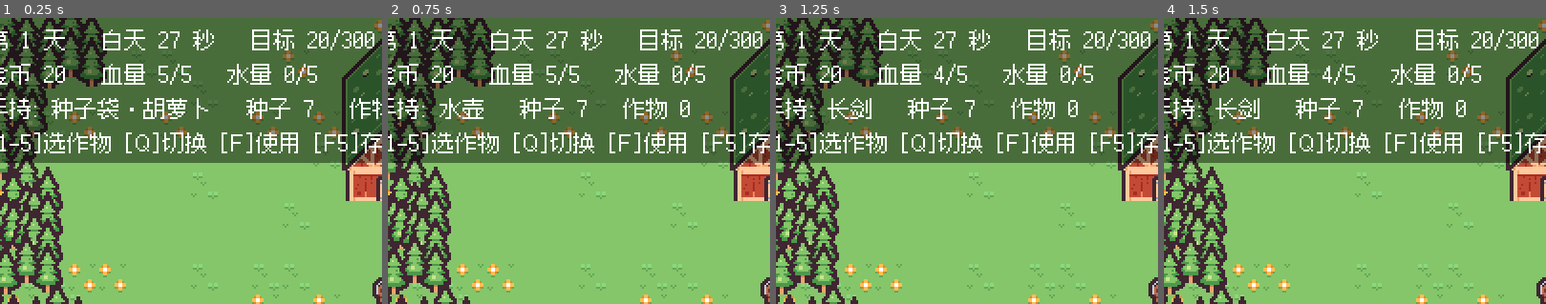
Above: before the commit, frames 1-4 (left to right).
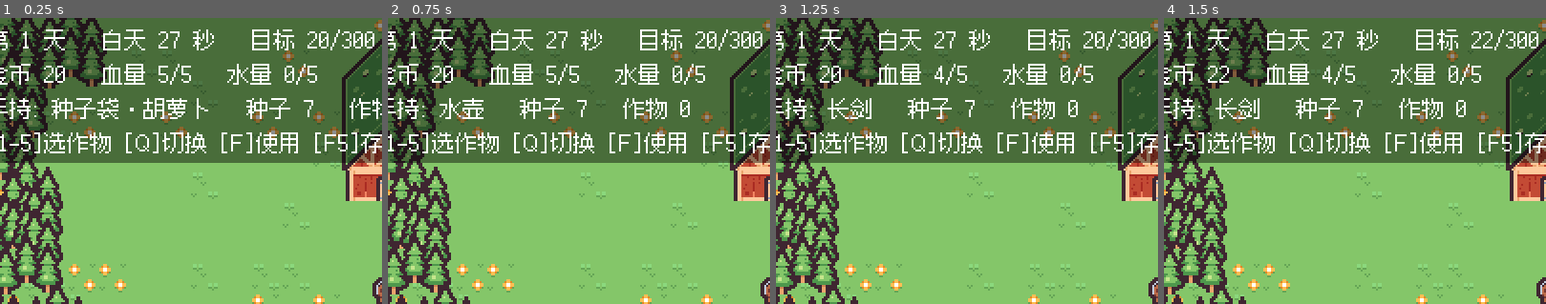
Above: after the commit, the same moments.

Repository: 01821/farm-fight-game
Game: Godot game, scene res://Tests/test_combat.tscn
The game is run twice, just before and just after one commit, with the same random seed, the same clock (stepped at 60 frames per second) and the same inputs. This scene is started directly instead of the project's main scene. Sound files missing from this copy of the repository are replaced by a short silence.
Inputs:
- Up to frame 1 (0.25 s): no input
- Up to frame 2 (0.75 s): hold D (right) from 0.53 s (still down); hold Q (cycle_item) from 0.53 s (still down)
- Up to frame 3 (1.25 s): keep holding D (right); keep holding Q (cycle_item)
- Up to frame 4 (1.5 s): release D (right) at 1.28 s; release Q (cycle_item) at 1.28 s; hold S (down) from 1.28 s (still down); tap F (use_item) at 1.35 s
The pictures show only the part of the screen within x 3-53%, y 0-50%; the shares and areas given below are measured in that part.

Frames 1-3 are identical in both runs. In frame 4, 0.1% of the frame differs, in the area x 14-86%, y 6-23%.

Commit message:
feat: 害兽种类与难度爬坡（野猪 / 蝙蝠 / 蜘蛛）
之前所有敌人完全一样，打法只有一种。现在同一个 pest.tscn 换 kind 就是另一种敌人。

- PestData(新): 害兽数据表。贴图坐标已 8 倍放大逐个确认，并订正了早先的误读
  （『行9列2』其实是红色螃蟹，不是恶魔，已弃用该格）
- Pest(原 Boar，文件已 git mv 连同 .uid): 血量/速度/贴图/赏金/啃食次数全部由
  PestData 驱动。注意 kind 必须在 add_child 之前设，_ready 会拿它配置一切
- 三种敌人: 野猪(2血/慢/啃1株) 蝙蝠(1血/快/偷1株就跑) 蜘蛛(3血/慢/啃3株才罢休)
- 击杀给赏金（2/2/5 金），让战斗有回报；天亮撤退不给
- PestSpawner: 按天数加权抽种类，越往后越容易出现强敌；boar_scene 改名 pest_scene
- Tests: test_combat 扩到 54 项，覆盖数据表、天数门槛、抽取分布、贴图切换、
  击杀赏金、蜘蛛多啃。合计 229 项断言全通过
- 主场景 120 秒实测: 第1夜只有野猪 → 第2夜混入蝙蝠 → 第3夜蜘蛛登场且每波涨到4只

Diff:
--- a/Scenes/animals/boar.tscn
+++ b/Scenes/animals/pest.tscn
@@ -1,15 +1,15 @@
 [gd_scene format=3]
 
-[ext_resource type="Script" path="res://Scripts/Characters/boar.gd" id="1_boar"]
+[ext_resource type="Script" path="res://Scripts/Characters/pest.gd" id="1_pest"]
 [ext_resource type="Texture2D" path="res://Assets/kenney_tiny-dungeon/Tilemap/tilemap_packed.png" id="2_tex"]
 
-[sub_resource type="CircleShape2D" id="CircleShape2D_boar"]
+[sub_resource type="CircleShape2D" id="CircleShape2D_pest"]
 radius = 6.0
 
-[node name="Boar" type="CharacterBody2D"]
+[node name="Pest" type="CharacterBody2D"]
 collision_layer = 4
 collision_mask = 1
-script = ExtResource("1_boar")
+script = ExtResource("1_pest")
 
 [node name="Sprite2D" type="Sprite2D" parent="."]
 position = Vector2(0, -6)
--- a/Scenes/base_level.tscn
+++ b/Scenes/base_level.tscn
@@ -14,7 +14,7 @@
 [ext_resource type="Script" path="res://Scripts/UI/hud.gd" id="10_hud"]
 [ext_resource type="Script" path="res://Scripts/Interaction/farm_controller.gd" id="11_fctl"]
 [ext_resource type="Script" path="res://Scripts/Global/PestSpawner.gd" id="12_pest"]
-[ext_resource type="PackedScene" path="res://Scenes/animals/boar.tscn" id="13_boar"]
+[ext_resource type="PackedScene" path="res://Scenes/animals/pest.tscn" id="13_boar"]
 [ext_resource type="Script" path="res://Scripts/Global/DayCycle.gd" id="14_day"]
 [ext_resource type="Script" path="res://Scripts/Global/SaveSystem.gd" id="15_save"]
 
@@ -1012,4 +1012,4 @@
 [node name="PestSpawner" type="Node2D" parent="."]
 position = Vector2(240, 192)
 script = ExtResource("12_pest")
-boar_scene = ExtResource("13_boar")
+pest_scene = ExtResource("13_boar")
--- a/Scripts/Characters/boar.gd
+++ b/Scripts/Characters/pest.gd
@@ -1,10 +1,15 @@
-class_name Boar extends CharacterBody2D
+class_name Pest extends CharacterBody2D
 
-## 野猪（Pest）：闯进农场啃作物的敌人。
+## 害兽（Pest）：闯进农场啃作物的敌人。
 ##
-## 行为：直线冲向最近的作物（地图上几乎没有阻挡）→ 啃掉一株 → 吃完就溜。
-##       顺路会顶玩家一下；被打会掉血并短暂硬直，血尽被赶跑。
-##       找不到作物、或者卡住太久，也会自己离开，不会赖在地图上。
+## 行为差异全部由 PestData 驱动，同一个场景换 kind 就换了一种敌人：
+##   野猪：慢、2 血，啃一株就走
+##   蝙蝠：快、1 血，偷一株立刻飞走（考反应）
+##   蜘蛛：慢、3 血，啃完不走，要连啃三株才罢休
+##
+## 直线冲向最近的作物（地图上几乎没阻挡）→ 啃 → 按 max_eats 决定走还是继续。
+## 顺路会顶玩家一下；被打会掉血并短暂硬直 + 击退；血尽被赶跑并给赏金。
+## 找不到作物、或者卡住太久，也会自己离开，不会赖在地图上。
 
 const EAT_RANGE: float = 10.0
 const CONTACT_RANGE: float = 12.0
@@ -16,13 +21,20 @@
 const GIVE_UP_TIME: float = 6.0
 const STUCK_TIME: float = 3.0
 const STUCK_EPSILON: float = 1.0
+const DIGEST_TIME: float = 0.5
 const INVALID_TILE := Vector2i(-999999, -999999)
 
-@export var speed: float = 38.0
-@export var hp: int = 2
+## 种类 id（见 PestData）。**必须在 add_child 之前设好** —— _ready 会拿它配置一切。
+@export var kind: int = 0
+
+var hp: int = 1
+var speed: float = 38.0
 
 @onready var sprite_2d: Sprite2D = $Sprite2D
 
+var _reward: int = 0
+var _max_eats: int = 1
+var _eaten: int = 0
 var _land: FarmLand
 var _player: Player
 var _contact_cd: float = 0.0
@@ -35,17 +47,26 @@
 
 func _ready() -> void:
 	add_to_group("pest")
+	hp = PestData.hp_of(kind)
+	speed = PestData.speed_of(kind)
+	_reward = PestData.reward_of(kind)
+	_max_eats = maxi(1, PestData.max_eats_of(kind))
+	sprite_2d.region_rect = PestData.region_of(kind)
 	_last_pos = global_position
 	_land = get_tree().get_first_node_in_group("farm_land")
 	_player = get_tree().get_first_node_in_group("player")
 
+func display_name() -> String:
+	return PestData.name_of(kind)
+
 ## from 是攻击者的位置，用来决定往哪个方向飞（给 Vector2.INF 就不击退）
 func take_damage(amount: int, from: Vector2 = Vector2.INF) -> void:
+	if hp <= 0:
+		return
 	hp -= amount
-	print("[战斗] 野猪挨了一下，剩 ", hp, " 点血")
+	print("[战斗] ", display_name(), " 挨了一下，剩 ", hp, " 点血")
 	if hp <= 0:
-		print("[战斗] 野猪被赶跑了")
-		queue_free()
+		_die()
 		return
 	_flash = 0.12
 	_stun = HIT_STUN
@@ -53,6 +74,14 @@
 		var away: Vector2 = global_position - from
 		if away.length() > 0.01:
 			_knockback = away.normalized() * KNOCKBACK_SPEED
+
+func _die() -> void:
+	print("[战斗] ", display_name(), " 被赶跑了")
+	if _reward > 0 and _player != null and is_instance_valid(_player):
+		_player.earn(_reward)
+		Sfx.play("coin")
+		print("[战斗] 赏金 +", _reward, " 金")
+	queue_free()
 
 func _physics_process(delta: float) -> void:
 	_update_flash(delta)
@@ -78,7 +107,7 @@
 		velocity = Vector2.ZERO
 		_idle_time += delta
 		if _idle_time > GIVE_UP_TIME:
-			print("[战斗] 农场里没作物，野猪走了")
+			print("[战斗] 农场里没作物，", display_name(), " 走了")
 			queue_free()
 		return
 
@@ -110,7 +139,7 @@
 	if global_position.distance_to(_last_pos) < STUCK_EPSILON:
 		_stuck_time += delta
 		if _stuck_time > STUCK_TIME:
-			print("[战斗] 野猪被挡住了，自己走了")
+			print("[战斗] ", display_name(), " 被挡住了，自己走了")
 			queue_free()
 	else:
 		_stuck_time = 0.0
@@ -138,6 +167,13 @@
 	return best
 
 func _eat(tile: Vector2i) -> void:
-	print("[战斗] 野猪啃掉了一株作物！")
 	_land.destroy_plant_at(tile)
-	queue_free()
+	_eaten += 1
+	print("[战斗] ", display_name(), " 啃掉一株作物（", _eaten, "/", _max_eats, "）")
+	if _eaten >= _max_eats:
+		if _max_eats > 1:
+			print("[战斗] ", display_name(), " 吃饱了，溜了")
+		queue_free()
+		return
+	# 还没吃饱：愣一下再去找下一株
+	_stun = DIGEST_TIME
--- /dev/null
+++ b/Scripts/Characters/pest_data.gd
@@ -0,0 +1,82 @@
+class_name PestData
+
+## 害兽数据表。贴图取自 kenney_tiny-dungeon/Tilemap/tilemap_packed.png，
+## `cell` 是「图集列, 图集行」，坐标已用 8 倍放大逐格确认过。
+##
+## ⚠️ 图集行 9 = y144，行 10 = y160。之前把「行9 列2」误记成恶魔，实际是红色螃蟹，
+##    所以这张表里不再用它。
+
+const CELL_SIZE: int = 16
+
+const PESTS: Array[Dictionary] = [
+	{
+		"id": 0, "name": "野猪", "cell": Vector2i(3, 10),
+		"hp": 2, "speed": 38.0, "reward": 2, "max_eats": 1,
+		"min_day": 1, "weight": 10,
+	},
+	{
+		"id": 1, "name": "蝙蝠", "cell": Vector2i(0, 10),
+		"hp": 1, "speed": 66.0, "reward": 2, "max_eats": 1,
+		"min_day": 2, "weight": 7,
+	},
+	{
+		"id": 2, "name": "蜘蛛", "cell": Vector2i(2, 10),
+		"hp": 3, "speed": 30.0, "reward": 5, "max_eats": 3,
+		"min_day": 3, "weight": 5,
+	},
+]
+
+static func count() -> int:
+	return PESTS.size()
+
+static func is_valid(id: int) -> bool:
+	return id >= 0 and id < PESTS.size()
+
+static func get_pest(id: int) -> Dictionary:
+	if not is_valid(id):
+		return PESTS[0]
+	return PESTS[id]
+
+static func name_of(id: int) -> String:
+	return String(get_pest(id).get("name", "?"))
+
+static func hp_of(id: int) -> int:
+	return int(get_pest(id).get("hp", 1))
+
+static func speed_of(id: int) -> float:
+	return float(get_pest(id).get("speed", 38.0))
+
+static func reward_of(id: int) -> int:
+	return int(get_pest(id).get("reward", 0))
+
+## 啃掉几株才罢休（1 = 啃一株就走）
+static func max_eats_of(id: int) -> int:
+	return int(get_pest(id).get("max_eats", 1))
+
+static func min_day_of(id: int) -> int:
+	return int(get_pest(id).get("min_day", 1))
+
+static func region_of(id: int) -> Rect2:
+	var cell: Vector2i = get_pest(id).get("cell", Vector2i.ZERO)
+	return Rect2(cell.x * CELL_SIZE, cell.y * CELL_SIZE, CELL_SIZE, CELL_SIZE)
+
+## 从第 day 天开始会出现的种类
+static func kinds_for_day(day: int) -> Array[int]:
+	var out: Array[int] = []
+	for p in PESTS:
+		if day >= int(p.get("min_day", 1)):
+			out.append(int(p.get("id", 0)))
+	return out
+
+## 按天数抽一种（权重池，越往后池子里越容易出现强的）
+static func pick_kind(day: int) -> int:
+	var pool: Array[int] = []
+	for p in PESTS:
+		if day < int(p.get("min_day", 1)):
+			continue
+		var id: int = int(p.get("id", 0))
+		for i in range(maxi(1, int(p.get("weight", 1)))):
+			pool.append(id)
+	if pool.is_empty():
+		return 0
+	return pool[randi() % pool.size()]
--- a/Scripts/Characters/player.gd
+++ b/Scripts/Characters/player.gd
@@ -115,6 +115,10 @@
 	if not CropData.is_valid(type_id):
 		return
 	harvested[type_id] = maxi(0, harvested[type_id] + n)
+
+## 进账（卖作物、击杀赏金等）。目标判定由 FarmController 每帧读 money，这里不用通知谁。
+func earn(amount: int) -> void:
+	money += maxi(0, amount)
 
 # --- 水 ---
 
--- a/Scripts/Global/PestSpawner.gd
+++ b/Scripts/Global/PestSpawner.gd
@@ -1,13 +1,14 @@
 class_name PestSpawner extends Node2D
 
-## 野猪刷新器：**只在夜晚**放野猪，白天不放；天亮时场上的野猪全部撤退。
+## 害兽刷新器：**只在夜晚**放敌人，白天不放；天亮时场上的全部撤退。
 ##
 ## 每夜按「波」刷新：间隔 wave_interval 秒一波，每波 wave_size（随天数增长）只，场上上限 max_pests。
+## 每只会放哪一种由 PestData.pick_kind(天数) 抽 —— 天数越大，池子里越容易出现蝙蝠和蜘蛛。
+##
 ## 之所以是 Node2D：自身的 global_position 可以当刷新锚点（拿不到玩家时用）。
-##
 ## 找不到 DayCycle 时会退回 always_active 的行为（给单元测试用）。
 
-@export var boar_scene: PackedScene
+@export var pest_scene: PackedScene
 @export var spawn_distance: float = 165.0
 @export var max_pests: int = 6
 @export var wave_interval: float = 8.0
@@ -36,6 +37,9 @@
 func is_active() -> bool:
 	return _active
 
+func current_day() -> int:
+	return _cycle.day if _cycle != null else 1
+
 func _on_night_started(_day: int) -> void:
 	_active = true
 	_wave_timer = wave_interval  # 入夜立刻来第一波，不用等一个间隔
@@ -44,16 +48,16 @@
 	_active = false
 	retreat_all()
 
-## 天亮：场上野猪全部撤退
+## 天亮：场上敌人全部撤退（不给赏金）
 func retreat_all() -> int:
 	var pests := get_tree().get_nodes_in_group("pest")
 	var n: int = pests.size()
 	if n > 0:
-		print("[战斗] 天亮了，", n, " 只野猪撤退了")
+		print("[战斗] 天亮了，", n, " 只害兽撤退了")
 	for node in pests:
-		var boar := node as Boar
-		if boar != null and is_instance_valid(boar):
-			boar.queue_free()
+		var pest := node as Pest
+		if pest != null and is_instance_valid(pest):
+			pest.queue_free()
 	return n
 
 func _process(delta: float) -> void:
@@ -83,18 +87,22 @@
 			spawned += 1
 	return spawned
 
-## 立刻放一只，返回实例（测试直接调这个）
-func spawn_one() -> Boar:
-	if boar_scene == null:
-		push_error("PestSpawner: boar_scene 没有设置")
+## 立刻放一只。kind < 0 时按当前天数抽一种。
+## 注意：必须先把 kind 设好再 add_child —— 敌人的 _ready 会拿它配置血量/速度/贴图。
+func spawn_one(kind: int = -1) -> Pest:
+	if pest_scene == null:
+		push_error("PestSpawner: pest_scene 没有设置")
 		return null
+	var k: int = kind if kind >= 0 else PestData.pick_kind(current_day())
 	var anchor: Vector2 = global_position
 	var player := get_tree().get_first_node_in_group("player") as Player
 	if player != null and is_instance_valid(player):
 		anchor = player.global_position
 	var angle: float = randf() * TAU
-	var boar: Boar = boar_scene.instantiate()
-	get_parent().add_child(boar)
-	boar.global_position = anchor + Vector2.RIGHT.rotated(angle) * spawn_distance
-	print("[战斗] 一只野猪闯进农场了（场上 ", get_tree().get_nodes_in_group("pest").size(), " 只）")
-	return boar
+	var pest: Pest = pest_scene.instantiate()
+	pest.kind = k
+	get_parent().add_child(pest)
+	pest.global_position = anchor + Vector2.RIGHT.rotated(angle) * spawn_distance
+	print("[战斗] ", PestData.name_of(k), " 闯进农场了（场上 ",
+		get_tree().get_nodes_in_group("pest").size(), " 只）")
+	return pest
--- a/Scripts/Interaction/farm_controller.gd
+++ b/Scripts/Interaction/farm_controller.gd
@@ -74,16 +74,16 @@
 	player.begin_attack_cooldown()
 	var hit: int = 0
 	for node in get_tree().get_nodes_in_group("pest"):
-		var boar := node as Boar
-		if boar == null or not is_instance_valid(boar):
+		var pest := node as Pest
+		if pest == null or not is_instance_valid(pest):
 			continue
-		if player.global_position.distance_to(boar.global_position) <= ATTACK_RANGE:
-			boar.take_damage(ATTACK_DAMAGE, player.global_position)
+		if player.global_position.distance_to(pest.global_position) <= ATTACK_RANGE:
+			pest.take_damage(ATTACK_DAMAGE, player.global_position)
 			hit += 1
 	if hit == 0:
-		print("[战斗] 挥空了，附近没有野猪")
+		print("[战斗] 挥空了，附近没有害兽")
 		return false
-	print("[战斗] 砍中 ", hit, " 只野猪")
+	print("[战斗] 砍中 ", hit, " 只害兽")
 	Sfx.play("hit")
 	return true
 
--- a/Tests/test_combat.gd
+++ b/Tests/test_combat.gd
@@ -23,6 +23,13 @@
 func _count_pests() -> int:
 	return get_tree().get_nodes_in_group("pest").size()
 
+func _move_to(pos: Vector2) -> void:
+	_player.global_position = pos
+	_player.velocity = Vector2.ZERO
+
+func _move_to_tile(tile: Vector2i) -> void:
+	_move_to(_land.to_global(_land.map_to_local(tile)))
+
 func _ready() -> void:
 	var ps := load("res://Scenes/base_level.tscn") as PackedScene
 	_level = ps.instantiate()
@@ -49,10 +56,10 @@
 		Level.animalRegion = region
 
 	print("--- 刷新器 ---")
-	_check("刷新器拿到了 boar_scene", _spawner.boar_scene != null)
+	_check("刷新器拿到了 pest_scene", _spawner.pest_scene != null)
 	_check("白天刷新器不活跃", _spawner.is_active() == false)
-	_check("场上初始没有野猪", _count_pests() == 0)
-	var boar: Boar = _spawner.spawn_one()
+	_check("场上初始没有害兽", _count_pests() == 0)
+	var boar: Pest = _spawner.spawn_one()
 	_check("spawn_one 返回实例", boar != null)
 	_check("场上 1 只野猪", _count_pests() == 1)
 	if boar == null:
@@ -122,7 +129,7 @@
 	_check("附近没野猪时砍空返回 false", _ctl.use_held_item() == false)
 
 	print("--- 野猪啃作物 ---")
-	var boar2: Boar = _spawner.spawn_one()
+	var boar2: Pest = _spawner.spawn_one()
 	_check("又来一只", _count_pests() == 1)
 	# 重新种一株（上一株还在）
 	if not _land.plants.has(tile):
@@ -140,7 +147,7 @@
 
 	print("--- 野猪顶玩家 ---")
 	_player.hp = Player.MAX_HP
-	var boar3: Boar = _spawner.spawn_one()
+	var boar3: Pest = _spawner.spawn_one()
 	boar3.global_position = _player.global_position
 	for i in range(10):
 		await get_tree().physics_frame
@@ -155,6 +162,72 @@
 	_check("损失一半金币 20 -> 10", _player.money == 10)
 	_check("被抬回出生点", _player.global_position.is_equal_approx(_spawn_pos))
 
+	# 清场：前面留了一只没打死的，会干扰后面的计数
+	for n in get_tree().get_nodes_in_group("pest"):
+		(n as Pest).queue_free()
+	await get_tree().process_frame
+	_check("清场后场上没有害兽", _count_pests() == 0)
+
+	print("--- 害兽种类 ---")
+	_check("数据表有 3 种", PestData.count() == 3)
+	_check("第 1 天只有野猪", PestData.kinds_for_day(1) == [0])
+	_check("第 2 天加入蝙蝠", PestData.kinds_for_day(2) == [0, 1])
+	_check("第 3 天加入蜘蛛", PestData.kinds_for_day(3) == [0, 1, 2])
+	_check("野猪 2 血 / 赏金 2", PestData.hp_of(0) == 2 and PestData.reward_of(0) == 2)
+	_check("蝙蝠 1 血 / 66 速 / 更快", PestData.hp_of(1) == 1 and is_equal_approx(PestData.speed_of(1), 66.0))
+	_check("蜘蛛 3 血 / 要啃 3 株", PestData.hp_of(2) == 3 and PestData.max_eats_of(2) == 3)
+	_check("野猪贴图在 (48,160)", PestData.region_of(0) == Rect2(48, 160, 16, 16))
+	_check("蝙蝠贴图在 (0,160)", PestData.region_of(1) == Rect2(0, 160, 16, 16))
+	_check("蜘蛛贴图在 (32,160)", PestData.region_of(2) == Rect2(32, 160, 16, 16))
+
+	var only_boar := true
+	for i in range(50):
+		if PestData.pick_kind(1) != 0:
+			only_boar = false
+	_check("第 1 天怎么抽都是野猪", only_boar)
+	var seen := {}
+	for i in range(300):
+		seen[PestData.pick_kind(3)] = true
+	_check("第 3 天三种都抽得到", seen.size() == 3)
+
+	var bat: Pest = _spawner.spawn_one(1)
+	_check("可以指定种类生成", bat != null and bat.kind == 1)
+	if bat == null:
+		_finish()
+		return
+	_check("蝙蝠血量来自数据表", bat.hp == 1)
+	_check("蝙蝠贴图跟着换", bat.sprite_2d.region_rect == Rect2(0, 160, 16, 16))
+
+	print("--- 击杀赏金 ---")
+	_player.money = 0
+	_player.global_position = bat.global_position
+	_player.active_item = Player.Item.SWORD
+	await get_tree().create_timer(0.5).timeout
+	_check("蝙蝠 1 血一刀带走", _ctl.use_held_item() == true)
+	await get_tree().process_frame
+	await get_tree().process_frame
+	_check("击杀拿到赏金 2 金", _player.money == 2)
+	_check("蝙蝠已消失", _count_pests() == 0)
+
+	print("--- 蜘蛛啃一株不罢休 ---")
+	_land.clear_all_plants()
+	_player.seeds[0] = 5
+	var planted: int = 0
+	for i in range(3):
+		_move_to_tile(farm_tiles[i])
+		_player.active_item = Player.Item.SEED
+		if _ctl.use_held_item():
+			planted += 1
+	_check("种下三株", planted == 3)
+	var spider: Pest = _spawner.spawn_one(2)
+	spider.global_position = _land.to_global(_land.map_to_local(farm_tiles[0]))
+	for i in range(12):
+		await get_tree().physics_frame
+	print("  INFO 蜘蛛已啃 ", spider._eaten, " 株，场上 ", _count_pests(), " 只")
+	_check("蜘蛛啃掉了作物", _land.plants.size() < planted)
+	_check("蜘蛛啃一株后仍在场上", _count_pests() == 1 and is_instance_valid(spider))
+	_check("蜘蛛还没吃饱（3 株上限）", spider._eaten < 3)
+
 	_finish()
 
 func _finish() -> void:
Not shown: 1 places in Scenes/animals/pest.tscn that only renumber resources
Renamed: Scripts/Characters/boar.gd.uid -> Scripts/Characters/pest.gd.uid
Not shown, added: Scripts/Characters/pest_data.gd.uid
Not shown, changed: PROJECT_NOTES.md
